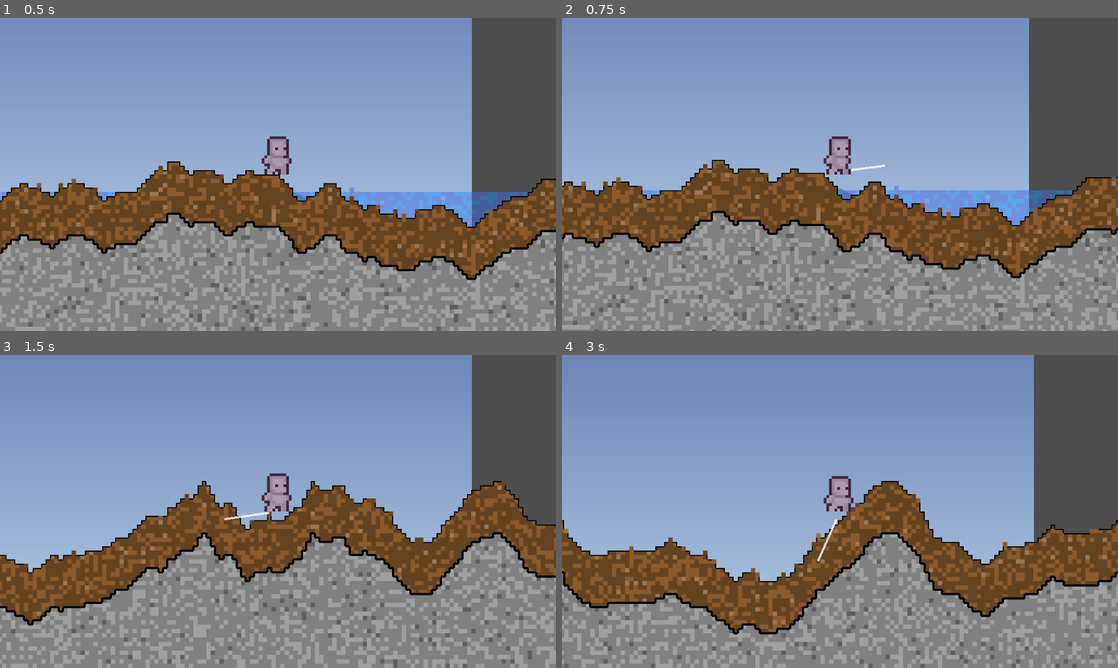
Above: before the commit, frames 1-4 (two rows, left to right).
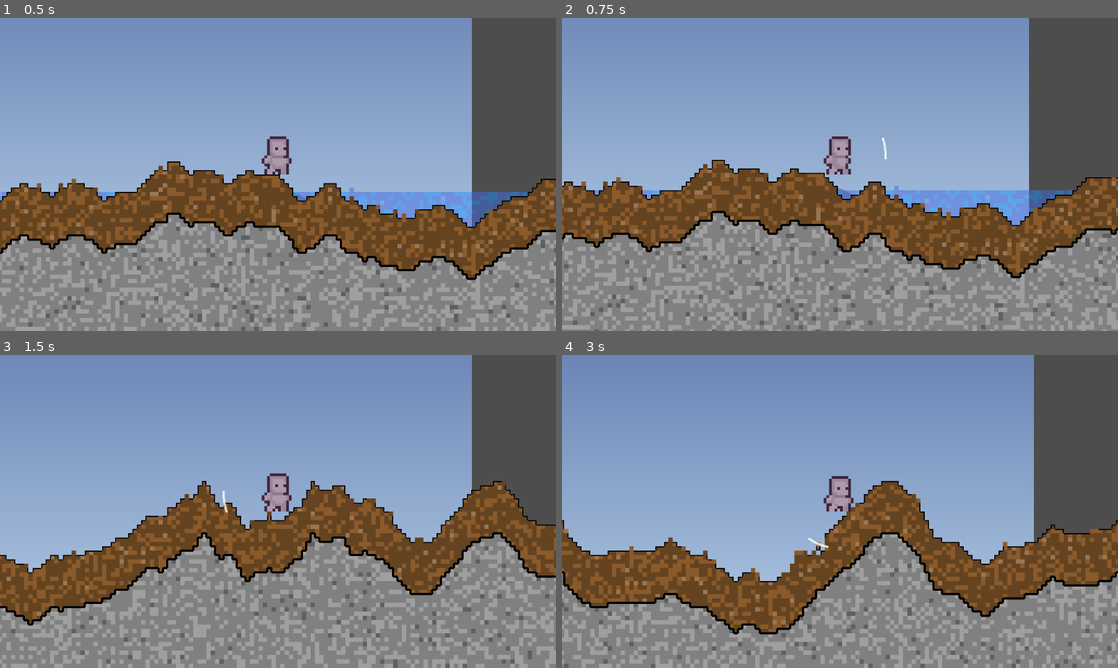
Above: after the commit, the same moments.

Repository: MessrsBrightside/pixel-mixel
Game: Godot game, scene res://scenes/main.tscn
The game is run twice, just before and just after one commit, with the same random seed, the same clock (stepped at 60 frames per second) and the same inputs.
Inputs (mouse positions are in pixels of both pictures, inside the frame that each line leads up to):
- Up to frame 1 (0.5 s): no input
- Up to frame 2 (0.75 s): tap Enter (ui_accept) at 0.5 s; move the mouse to (962, 158) at 0.52 s; hold Right (ui_right) from 0.53 s (still down); tap 1 at 0.6 s; click (962, 158) at 0.67 s
- Up to frame 3 (1.5 s): tap Enter (ui_accept) at 0.77 s; move the mouse to (166, 527) at 1.27 s; release Right (ui_right) at 1.28 s; hold Down from 1.28 s (still down); tap 2 at 1.35 s; click (166, 527) at 1.42 s
- Up to frame 4 (3 s): tap Enter (ui_accept) at 1.52 s; move the mouse to (895, 442) at 2.02 s; release Down at 2.03 s; hold Right (ui_right) 2.03-2.78 s; tap 3 at 2.1 s; click (895, 442) at 2.17 s; move the mouse to (812, 574) at 2.77 s; hold Up from 2.78 s (still down); tap 4 at 2.85 s; click (812, 574) at 2.92 s

Frame 1 is identical in both runs. In frame 2, less than 0.1% of the frame differs, in the area x 51-59%, y 38-49%; in frame 3, 0.1%; in frame 4, 0.3%, in the area x 40-50%, y 52-72%.

Commit message:
Attack: starts from body center, arc visual, chunks fly 5 cells on hit

Diff:
--- a/scripts/blade_attack.gd
+++ b/scripts/blade_attack.gd
@@ -6,7 +6,8 @@
 const RANGE := 15
 const ARC_ANGLE := deg_to_rad(10.0)
 const RAY_COUNT := 3
-const START_OFFSET := 2
+const START_OFFSET := 0
+const KICK_FORCE := 5
 
 
 func execute(grid: ChunkGrid, origin: Vector2, direction: Vector2, power: float, terrain_defs: Array[TerrainDef]) -> int:
@@ -29,8 +30,8 @@
 	var remaining := power
 	var chunk_size := 4.0
 	# Kick direction in chunk units
-	var kick_x := int(sign(dir.x)) * 2
-	var kick_y := int(sign(dir.y))
+	var kick_x := int(sign(dir.x)) * KICK_FORCE
+	var kick_y := int(sign(dir.y)) * (KICK_FORCE / 2)
 
 	for step in range(START_OFFSET, RANGE):
 		var sample := origin + dir * (step + 1) * chunk_size
--- a/scripts/player.gd
+++ b/scripts/player.gd
@@ -72,7 +72,8 @@
 		if chunk_grid == null:
 			return
 		var dir := (get_global_mouse_position() - global_position).normalized()
-		_blade.execute(chunk_grid, global_position, dir, 3.0, terrain_defs)
+		var origin := global_position + Vector2(0, -HITBOX_H / 2.0)
+		_blade.execute(chunk_grid, origin, dir, 3.0, terrain_defs)
 		_show_slash(dir)
 		attacked.emit()
 
@@ -81,11 +82,14 @@
 	var slash := Line2D.new()
 	slash.width = 2.0
 	slash.default_color = Color(1, 1, 1, 0.8)
-	# Stab: a narrow line from close to far
-	slash.add_point(dir * 8.0)
-	slash.add_point(dir * 50.0)
+	# Small arc starting from body center
+	var angle := dir.angle()
+	var spread := 0.2
+	for i in range(5):
+		var a := angle - spread + (spread * 2.0 * i / 4.0)
+		slash.add_point(Vector2.from_angle(a) * 50.0)
 	get_parent().add_child(slash)
-	slash.global_position = global_position
+	slash.global_position = global_position + Vector2(0, -HITBOX_H / 2.0)
 	var timer := get_tree().create_timer(0.1)
 	timer.timeout.connect(slash.queue_free)
 
